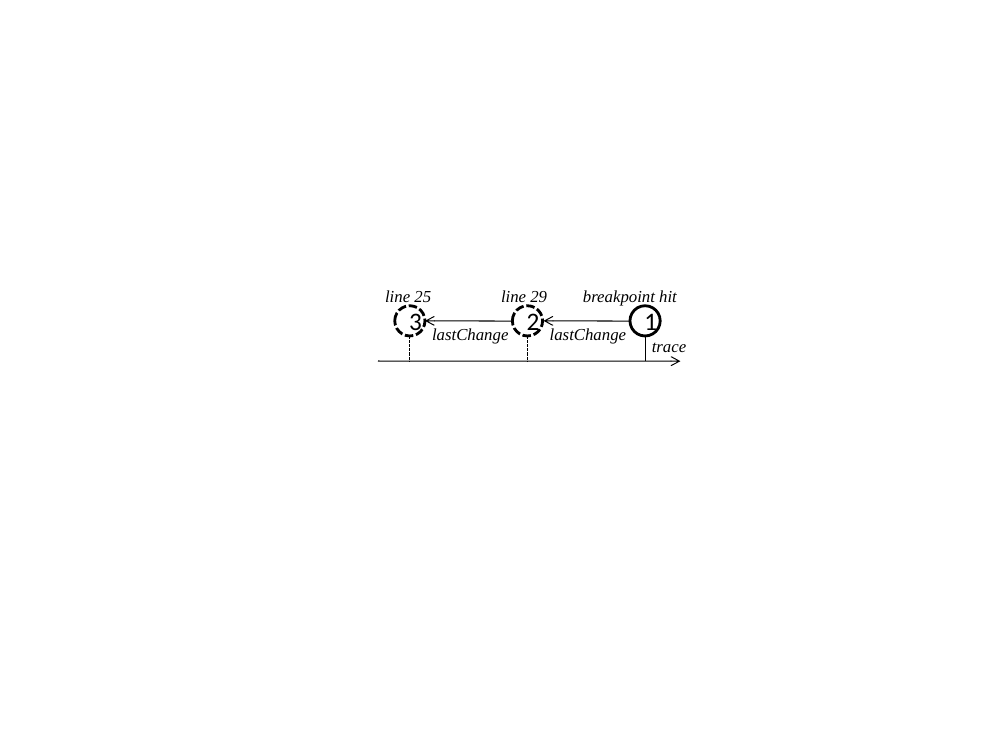
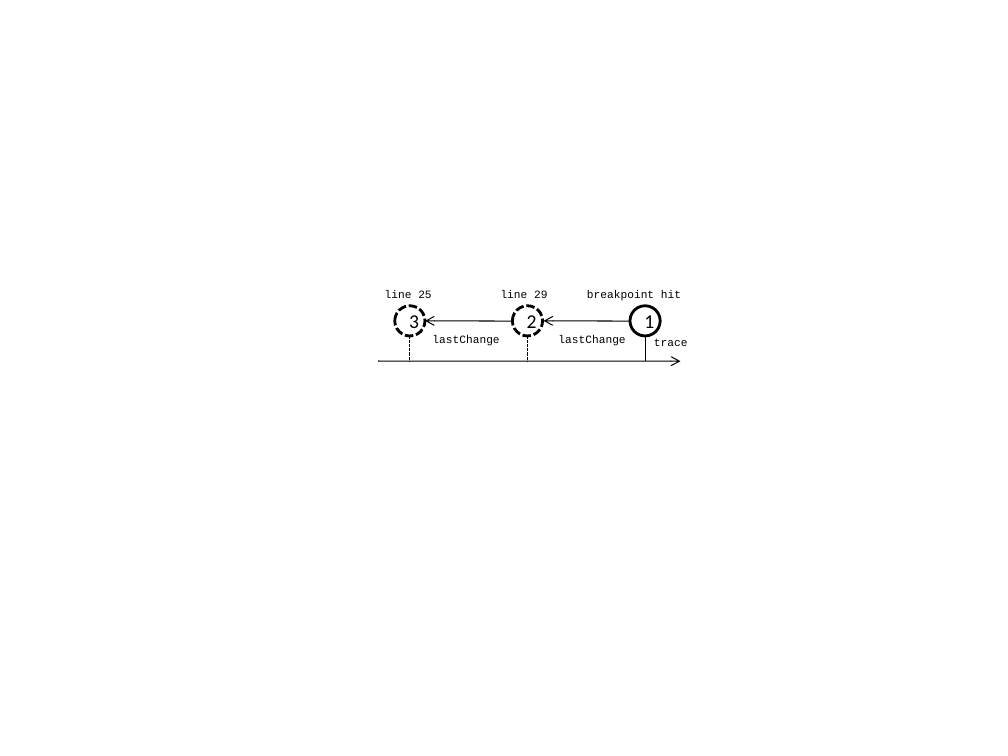
Before and after one commit to SoftwareEngineeringToolDemos/FSE-2011-Querypoint, a slide deck: slide 1 of papers/pldi2011/drawings.pptx. Drawn at 1008x756 pixels with LibreOffice and Linux fonts; fonts in the diff are those of the drawing. Boxes give left, top, right and bottom in pixels: in the first picture for what was removed or moved away, otherwise in the second. Text is boxed around its words. In the diff, an @@ line names an element or a change of style, - is before the commit and + after.

```diff
--- a/papers/pldi2011/drawings.pptx
+++ b/papers/pldi2011/drawings.pptx
@@ size 18 to 14 pt in 3 elements at (630, 305, 660, 336), (512, 305, 542, 336), (395, 305, 425, 336) @@
@@ text "lastChange": place and size @@
-text "lastChange" at (432, 328, 508, 344)
+text "lastChange" at (432, 335, 499, 346)
@@ text "lastChange": place and size @@
-text "lastChange" at (550, 328, 626, 344)
+text "lastChange" at (558, 335, 625, 346)
@@ size 12 to 8 pt, font Times New Roman to Courier New, italic off in 6 elements at (385, 290, 431, 298), (501, 290, 547, 298), (587, 290, 681, 301), (558, 335, 625, 346), (432, 335, 499, 346), (654, 338, 688, 346) @@
```
Also in this commit, not shown: 2 other files.
